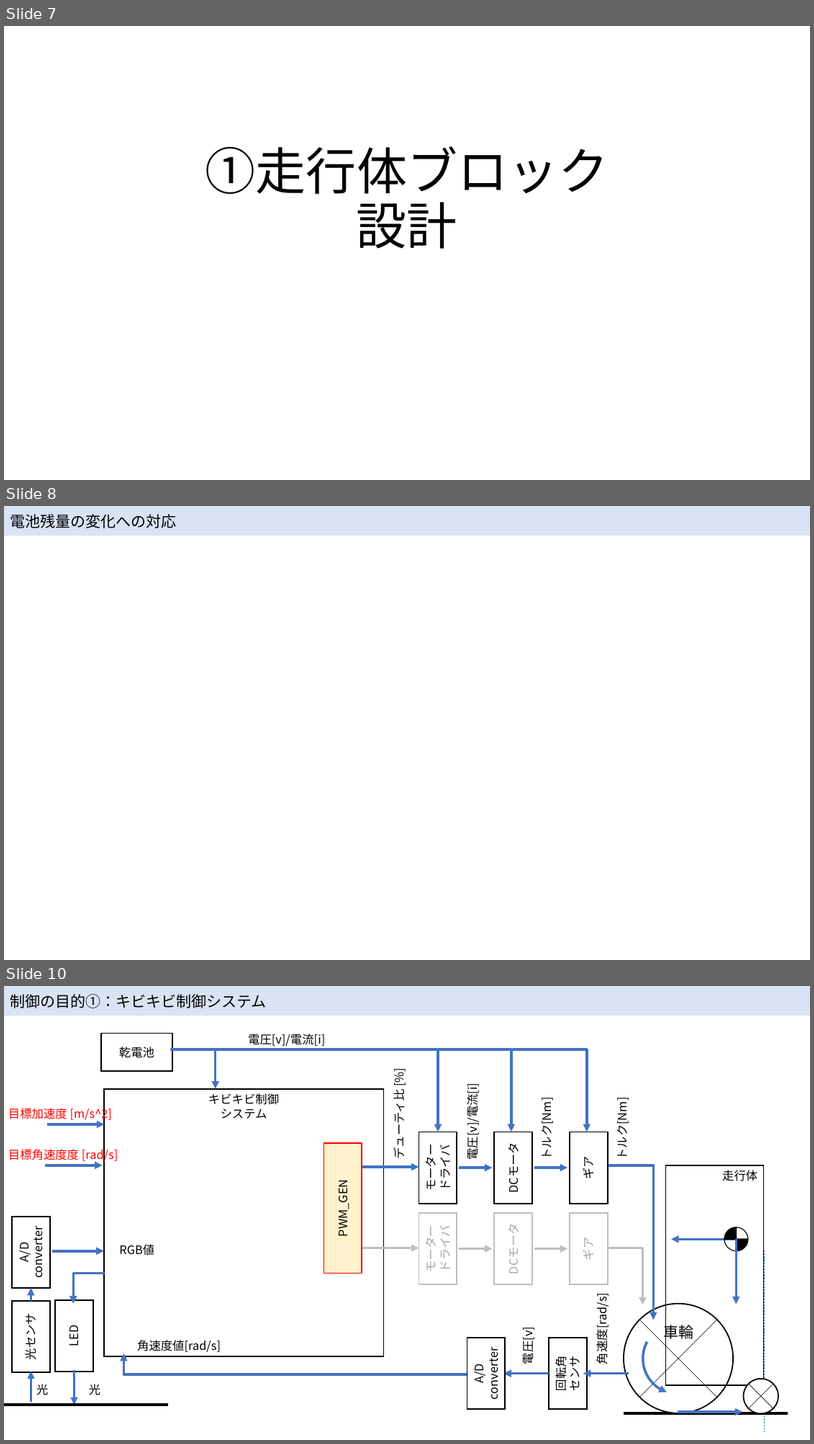
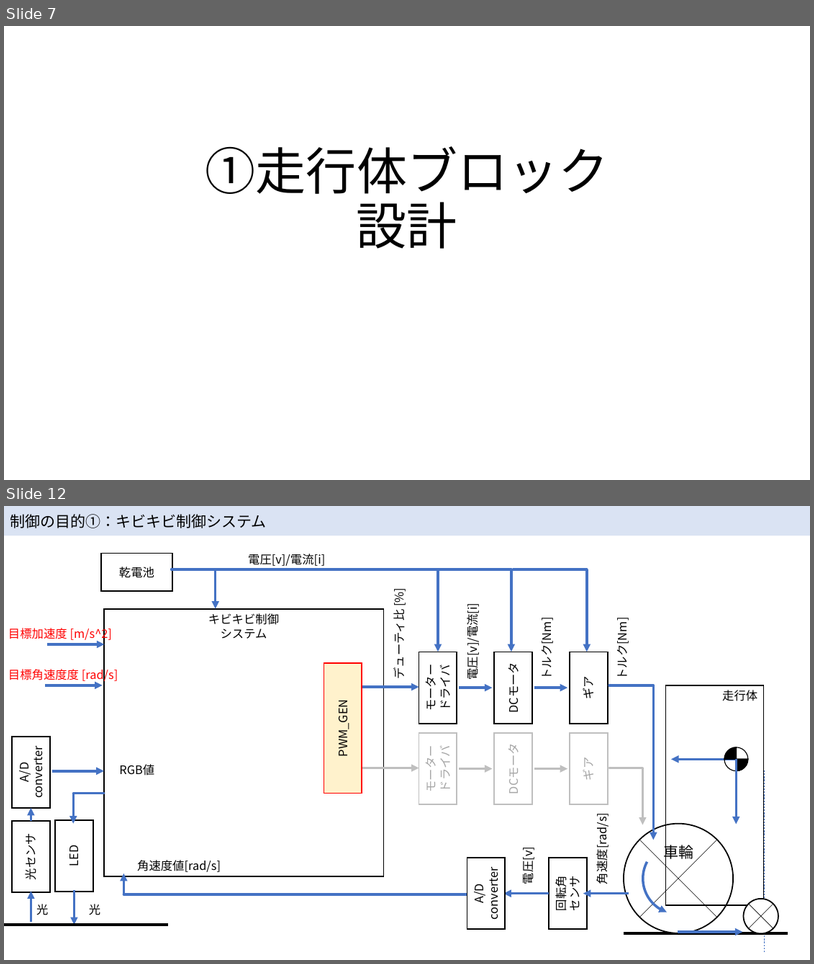
Before and after one commit to McRobo2019/ET_Robo_2019, a slide deck: Documents/hirojiren_設計ノート.pptx. Shown one above the other, each under a label of ours: slides 7, 8 and 10 before the commit, slides 7 and 12 after it; the slides between them are not shown. The pictures are 814x1444 and 814x964 pixels, drawn with LibreOffice and Linux fonts; fonts in the diff are those of the drawing. Boxes give left, top, right and bottom in pixels: in the first picture for what was removed or moved away, otherwise in the second. Text is boxed around its words. In the diff, an @@ line names an element or a change of style, - is before the commit and + after.

```diff
--- a/Documents/hirojiren_設計ノート.pptx
+++ b/Documents/hirojiren_設計ノート.pptx
@@ slide 8 removed at (4,506,810,960), background #FFFFFF @@
@@ rectangle removed at (4,506,810,536) @@
-電池残量の変化への対応
@@ what was slide 10 is now slide 12 @@
```
Also in this commit, not shown: 1 slide changed, 3 slides added.
